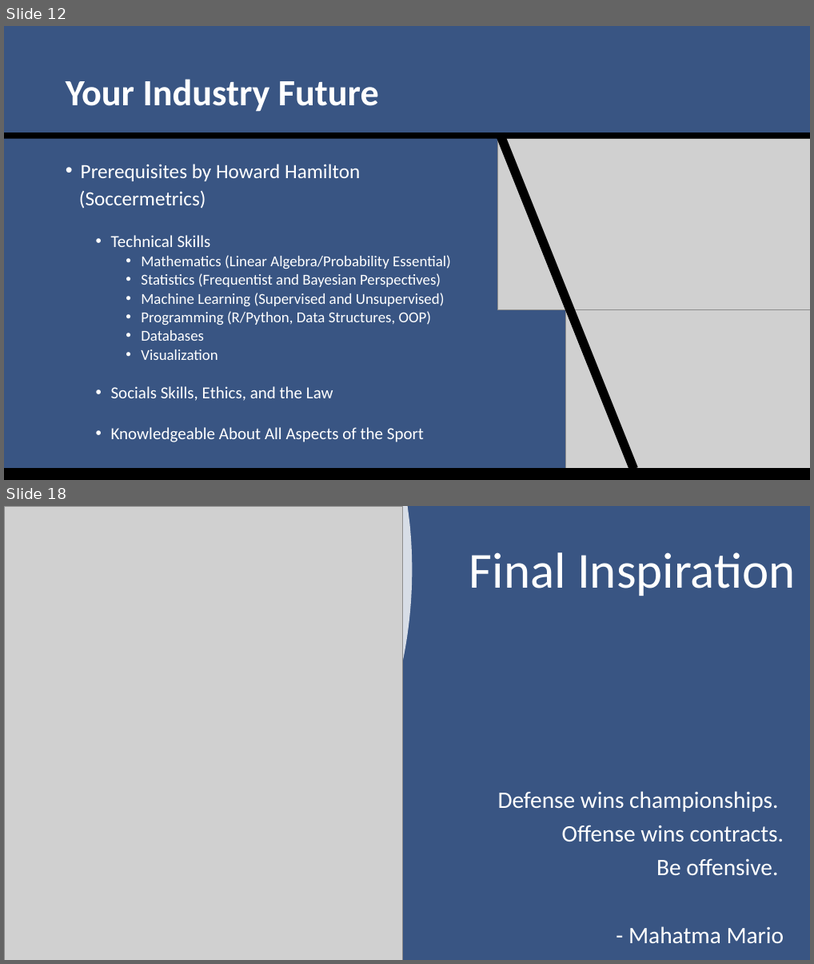
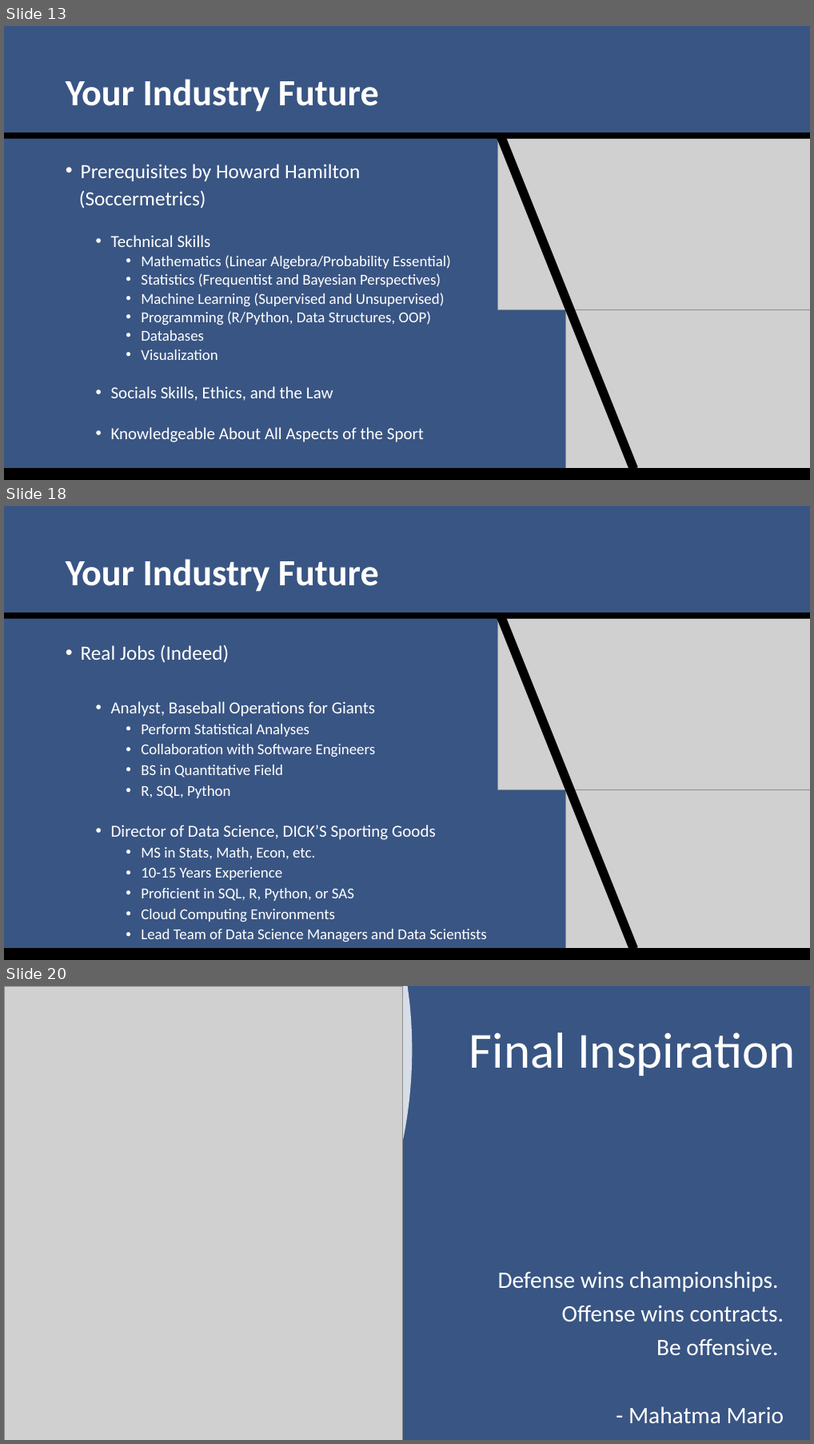
Before and after one commit to SuperMarioGiacomazzo/STOR538_WEBSITE, a slide deck: Slides/Sports Analytics 3/Sports_Analytics_3_Lecture.pptx. Shown one above the other, each under a label of ours: slides 12 and 18 before the commit, slides 13, 18 and 20 after it; the slides between them are not shown. The pictures are 814x964 and 814x1444 pixels, drawn with LibreOffice and Linux fonts; fonts in the diff are those of the drawing; grey boxes stand for pictures. Boxes give left, top, right and bottom in pixels: in the first picture for what was removed or moved away, otherwise in the second. Text is boxed around its words. In the diff, an @@ line names an element or a change of style, - is before the commit and + after.

```diff
--- a/Slides/Sports Analytics 3/Sports_Analytics_3_Lecture.pptx
+++ b/Slides/Sports Analytics 3/Sports_Analytics_3_Lecture.pptx
@@ slide 18 added at (4, 506, 810, 960), background #395583 @@
@@ title added at (66, 559, 379, 592), 44 pt, text #FFFFFF, bold @@
+Your Industry Future
@@ rectangle added at (4, 612, 810, 619), fill #000000 @@
@@ rectangle added at (496, 612, 638, 951), fill #000000 @@
@@ picture added at (498, 619, 810, 790) @@
@@ text added at (81, 645, 487, 942), 18 pt, text #FFFFFF @@
+• Real Jobs (Indeed)
+  • Analyst, Baseball Operations for Giants
+    • Perform Statistical Analyses
+    • Collaboration with Software Engineers
+    • BS in Quantitative Field
+    • R, SQL, Python
+  • Director of Data Science, DICK’S Sporting Goods
+    • MS in Stats, Math, Econ, etc.
+    • 10-15 Years Experience
+    • Proficient in SQL, R, Python, or SAS
+    • Cloud Computing Environments
+    • Lead Team of Data Science Managers and Data Scientists
@@ picture added at (566, 789, 810, 960) @@
@@ rectangle added at (4, 948, 810, 960), fill #000000 @@
@@ what was slide 12 is now slide 13 @@
@@ what was slide 18 is now slide 20 @@
```
Also in this commit, not shown: 8 slides changed, 1 other slide added, 3 other files.
